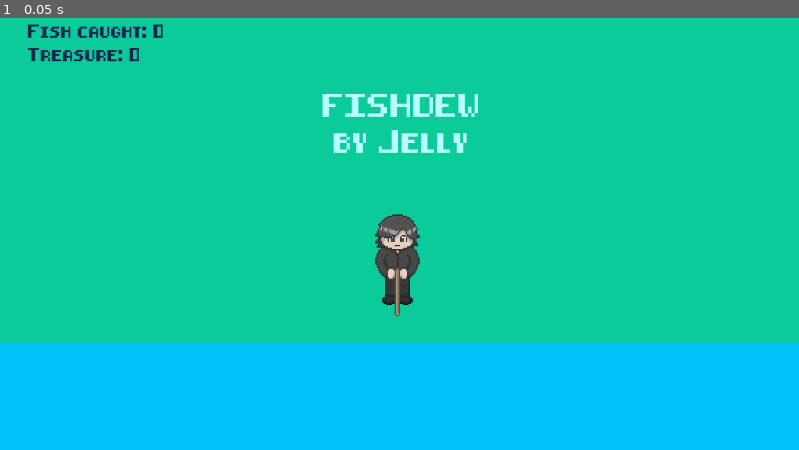
Above: before the commit, frame 1.
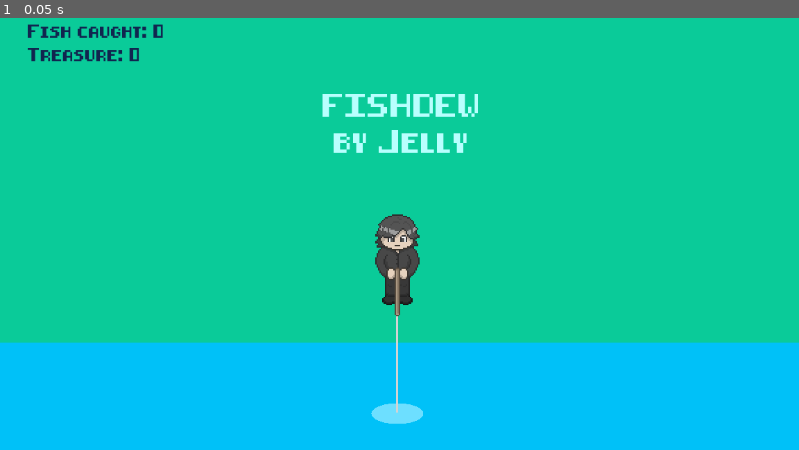
Above: after the commit, the same moment.

Repository: Anjellyrika/fishdew
Game: Godot game, scene res://src/main_scene.tscn
The game is run twice, just before and just after one commit, with the same random seed, the same clock (stepped at 60 frames per second) and the same inputs.
Inputs:
- Up to frame 1 (0.05 s): no input

The runs differ from the first frame. In frame 1, 0.3% of the frame differs, in the area x 46-53%, y 68-94%.

Commit message:
feat: draw fishing line shapes

Diff:
--- a/src/main_scene.tscn
+++ b/src/main_scene.tscn
@@ -1,7 +1,8 @@
-[gd_scene load_steps=4 format=3 uid="uid://bbq64xvkkrvr3"]
+[gd_scene load_steps=5 format=3 uid="uid://fy45fj0828c8"]
 
 [ext_resource type="Script" path="res://src/main_scene.gd" id="1_wij8a"]
 [ext_resource type="FontFile" uid="uid://bdpbpkhnq8lny" path="res://assets/8-bit-pusab.ttf" id="2_nq22c"]
+[ext_resource type="Script" path="res://src/shapes/circle.gd" id="3_56l2i"]
 [ext_resource type="PackedScene" uid="uid://cqewy85ekx2sx" path="res://src/actors/player.tscn" id="3_b78w1"]
 
 [node name="Main" type="Control"]
@@ -118,6 +119,17 @@
 theme_override_font_sizes/font_size = 12
 text = "Start Fishing!"
 
+[node name="FishingLine" type="CanvasGroup" parent="."]
+
+[node name="Ripple" type="Node2D" parent="FishingLine"]
+script = ExtResource("3_56l2i")
+
+[node name="Line2D" type="Line2D" parent="FishingLine"]
+position = Vector2(574, 410)
+points = PackedVector2Array(0, 1, 0, 94)
+width = 2.0
+default_color = Color(0.827451, 0.827451, 0.827451, 1)
+
 [node name="Player" parent="." instance=ExtResource("3_b78w1")]
 position = Vector2(574, 363)
 
--- /dev/null
+++ b/src/shapes/circle.gd
@@ -0,0 +1,7 @@
+extends Node2D
+
+var start_position = Vector2(574,505)
+
+func _draw():
+	draw_set_transform(start_position, 0, Vector2(1.25,0.5))
+	draw_circle(Vector2.ZERO,20.0,Color("6DDFFF"))
